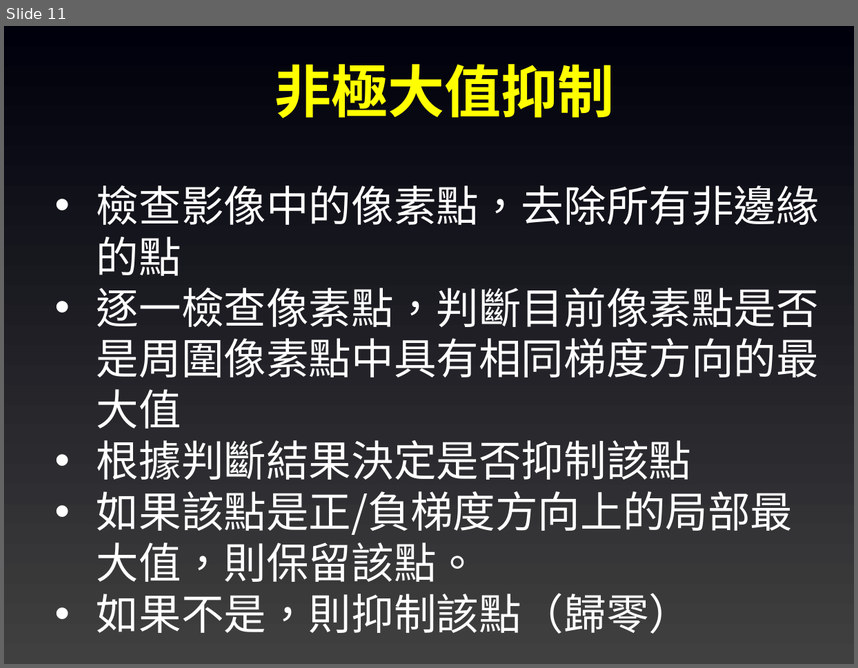
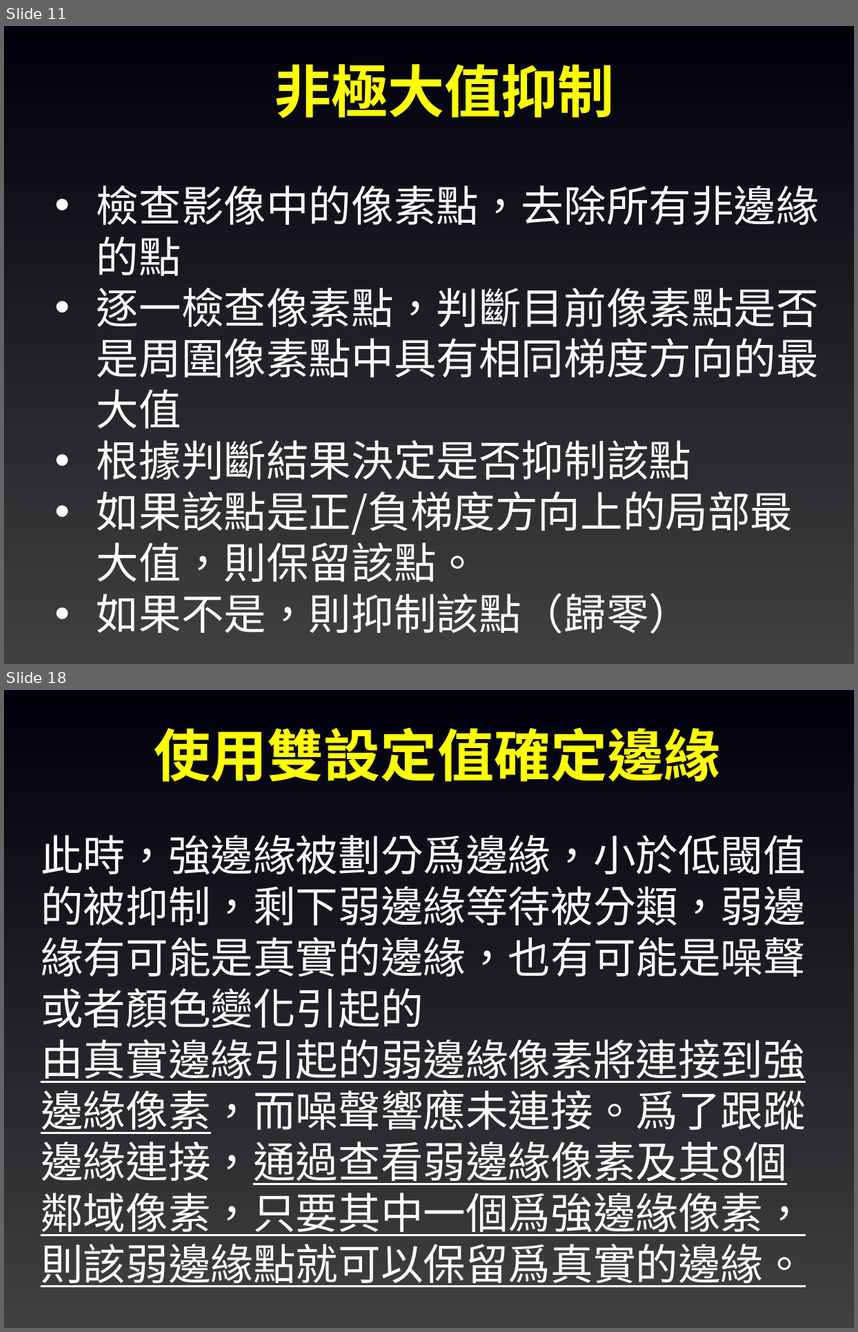
Before and after one commit to joshhu/must_opencv, a slide deck: Slides/05. OpenCV影像處理(進階).pptx. Shown one above the other, each under a label of ours: slide 11 before the commit, slides 11 and 18 after it; the slides between them are not shown. The pictures are 858x668 and 858x1332 pixels, drawn with LibreOffice and Linux fonts; fonts in the diff are those of the drawing. Boxes give left, top, right and bottom in pixels: in the first picture for what was removed or moved away, otherwise in the second. Text is boxed around its words. In the diff, an @@ line names an element or a change of style, - is before the commit and + after.

```diff
--- a/Slides/05. OpenCV影像處理(進階).pptx
+++ b/Slides/05. OpenCV影像處理(進階).pptx
@@ slide 18 added at [4,690,854,1328], background gradient #404040 to #00000C @@
@@ text added at [154,727,720,782], 48 pt, text #FFFF00, bold @@
+使用雙設定值確定邊緣
@@ text added at [41,835,806,1287], 36 pt, text #FFFFFF @@
+此時，強邊緣被劃分爲邊緣，小於低閾值的被抑制，剩下弱邊緣等待被分類，弱邊緣有可能是真實的邊緣，也有可能是噪聲或者顏色變化引起的
+由真實邊緣引起的弱邊緣像素將連接到強邊緣像素，而噪聲響應未連接。爲了跟蹤邊緣連接，通過查看弱邊緣像素及其8個鄰域像素，只要其中一個爲強邊緣像素，則該弱邊緣點就可以保留爲真實的邊緣。
```
Also in this commit, not shown: 6 slides changed, 4 other slides added, 7 other files.
